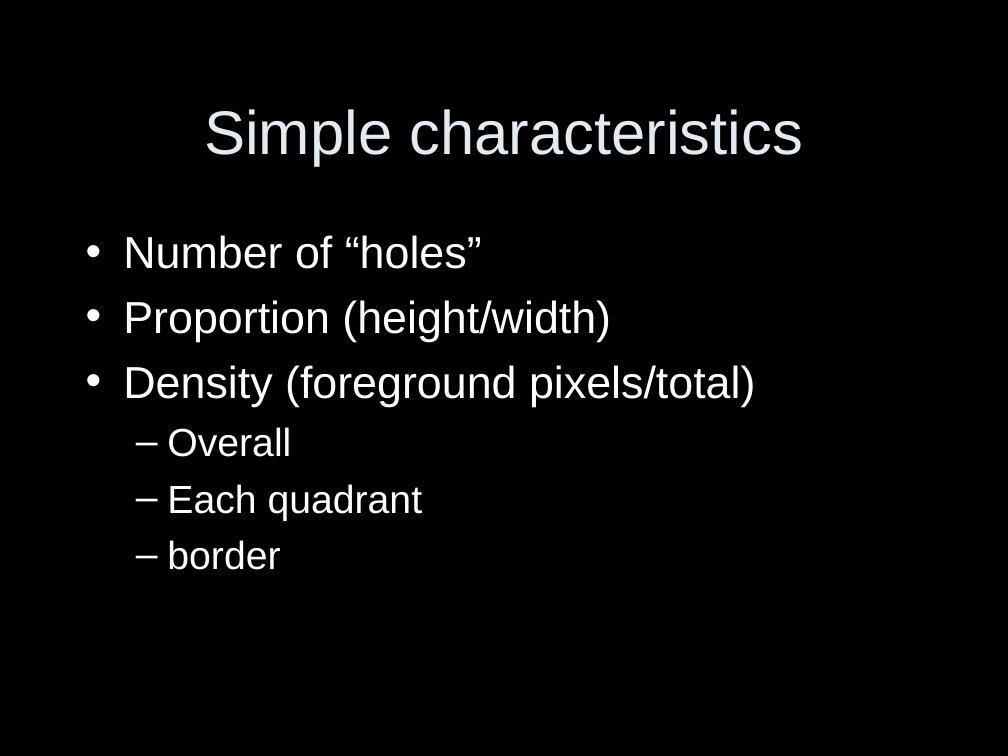
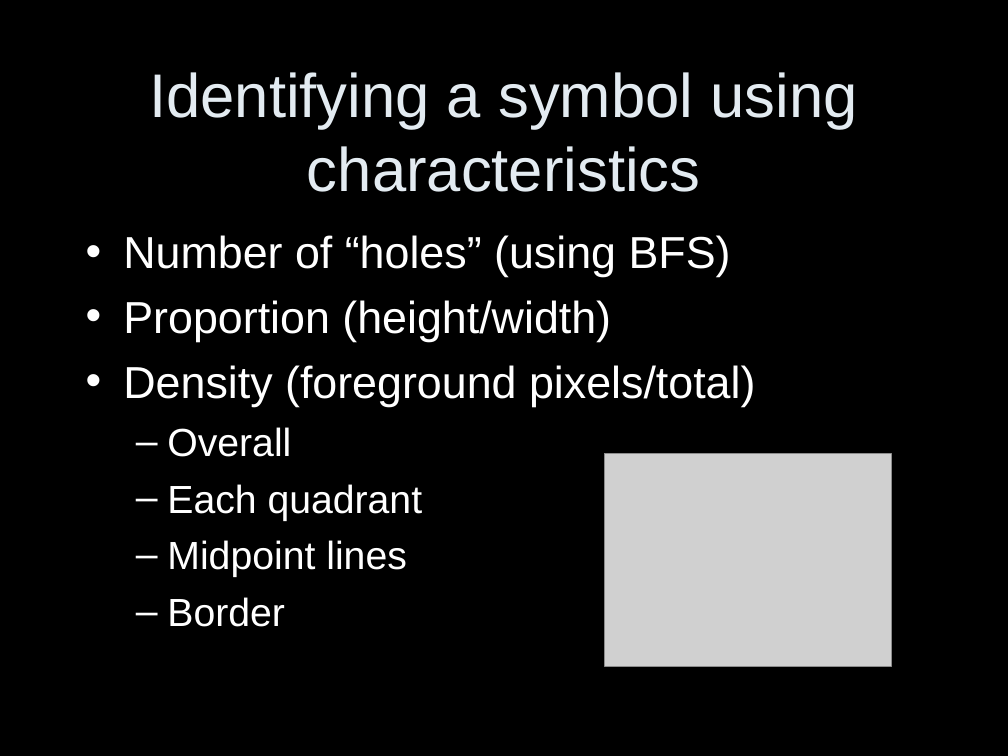
Before and after one commit to coyotebush/OCR, a slide deck: slide 5 of presentation/OCR.ppt (slide 3 before the commit). Drawn at 1008x756 pixels with LibreOffice and Linux fonts; fonts in the diff are those of the drawing; grey boxes stand for pictures. Boxes give left, top, right and bottom in pixels: in the first picture for what was removed or moved away, otherwise in the second. Text is boxed around its words. In the diff, an @@ line names an element or a change of style, - is before the commit and + after.

```diff
--- a/presentation/OCR.ppt
+++ b/presentation/OCR.ppt
@@ title at (149, 72, 857, 192): text changed @@
-Simple characteristics
+Identifying a symbol using characteristics
@@ text at (123, 235, 731, 277): text changed @@
-• Number of “holes”
+• Number of “holes” (using BFS)
@@ picture added at (605, 454, 891, 666) @@
@@ text at (167, 540, 407, 627): text changed @@
-  – border
+  – Midpoint lines
+  – Border
```
Also in this commit, not shown: 2 other slides changed, 2 slides added.
